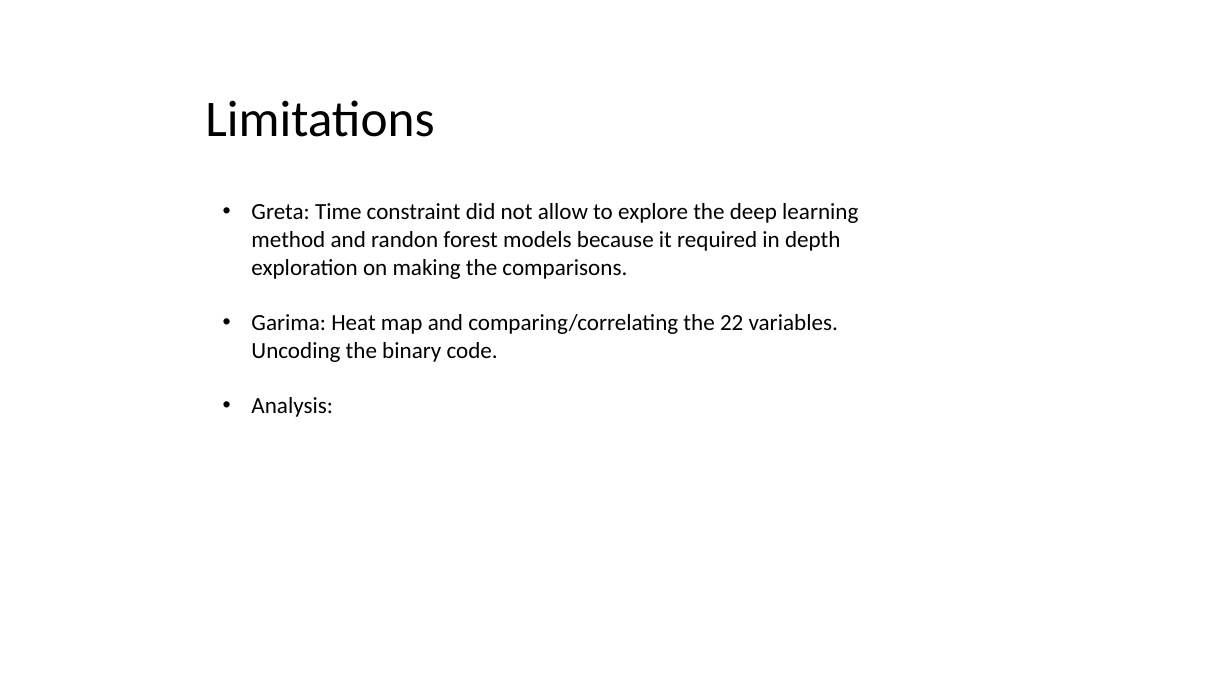
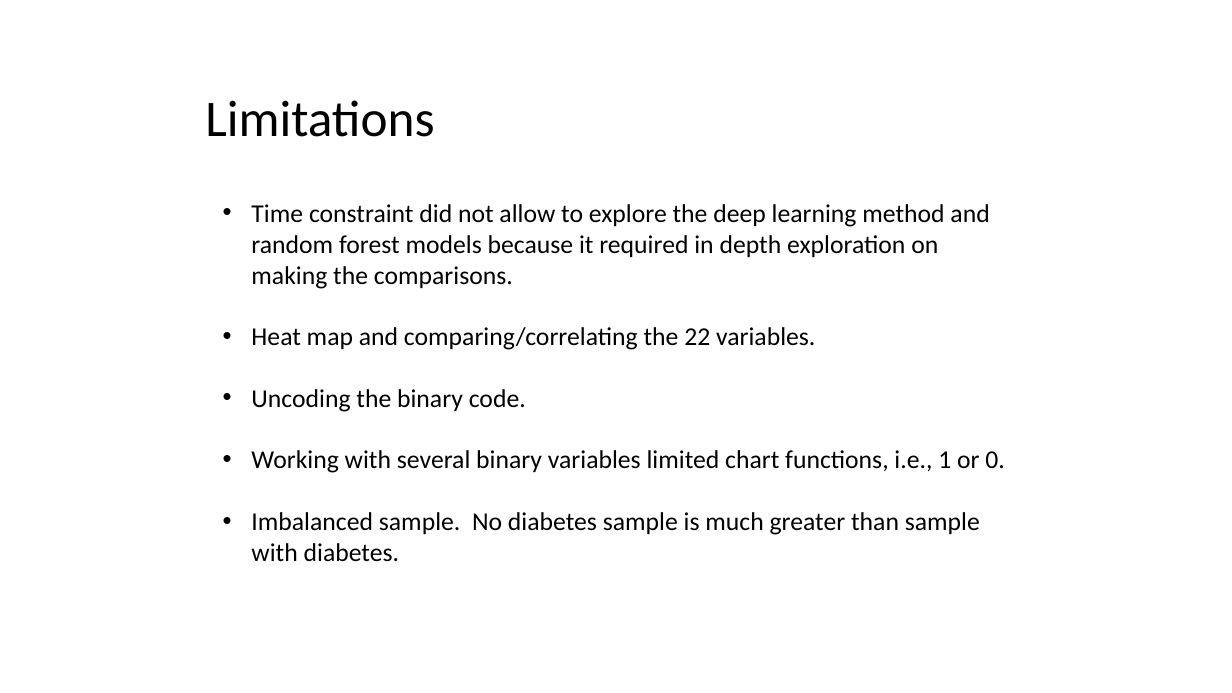
Before and after one commit to Isabel-gt/Final_Project, a slide deck: slide 25 of Diabetes_Predictions.pptx (slide 8 before the commit). Drawn at 1232x693 pixels with LibreOffice and Linux fonts; fonts in the diff are those of the drawing; background and template pictures are left out. Boxes give left, top, right and bottom in pixels: in the first picture for what was removed or moved away, otherwise in the second. Text is boxed around its words. In the diff, an @@ line names an element or a change of style, - is before the commit and + after.

```diff
--- a/Diabetes_Predictions.pptx
+++ b/Diabetes_Predictions.pptx
@@ text at box(251, 204, 1004, 562): text changed; size 18 to 20 pt @@
-• Greta: Time constraint did not allow to explore the deep learning method and randon forest models because it required in depth exploration on making the comparisons.
-• Garima: Heat map and comparing/correlating the 22 variables. Uncoding the binary code.
-• Analysis:
+• Time constraint did not allow to explore the deep learning method and random forest models because it required in depth exploration on making the comparisons.
+• Heat map and comparing/correlating the 22 variables.
+• Uncoding the binary code.
+• Working with several binary variables limited chart functions, i.e., 1 or 0.
+• Imbalanced sample. No diabetes sample is much greater than sample with diabetes.
```
Also in this commit, not shown: 11 other slides changed, 14 slides added, 1 slide removed.
